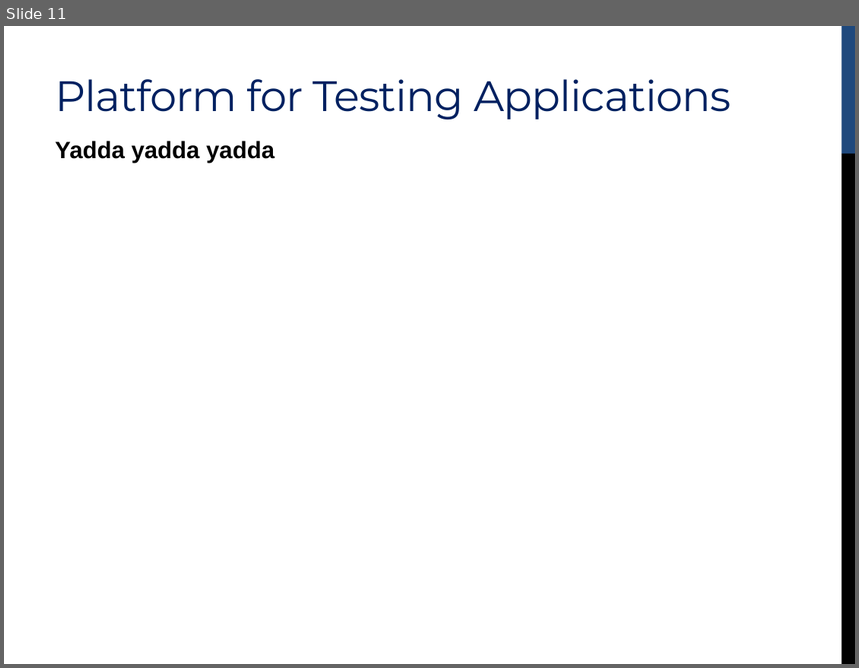
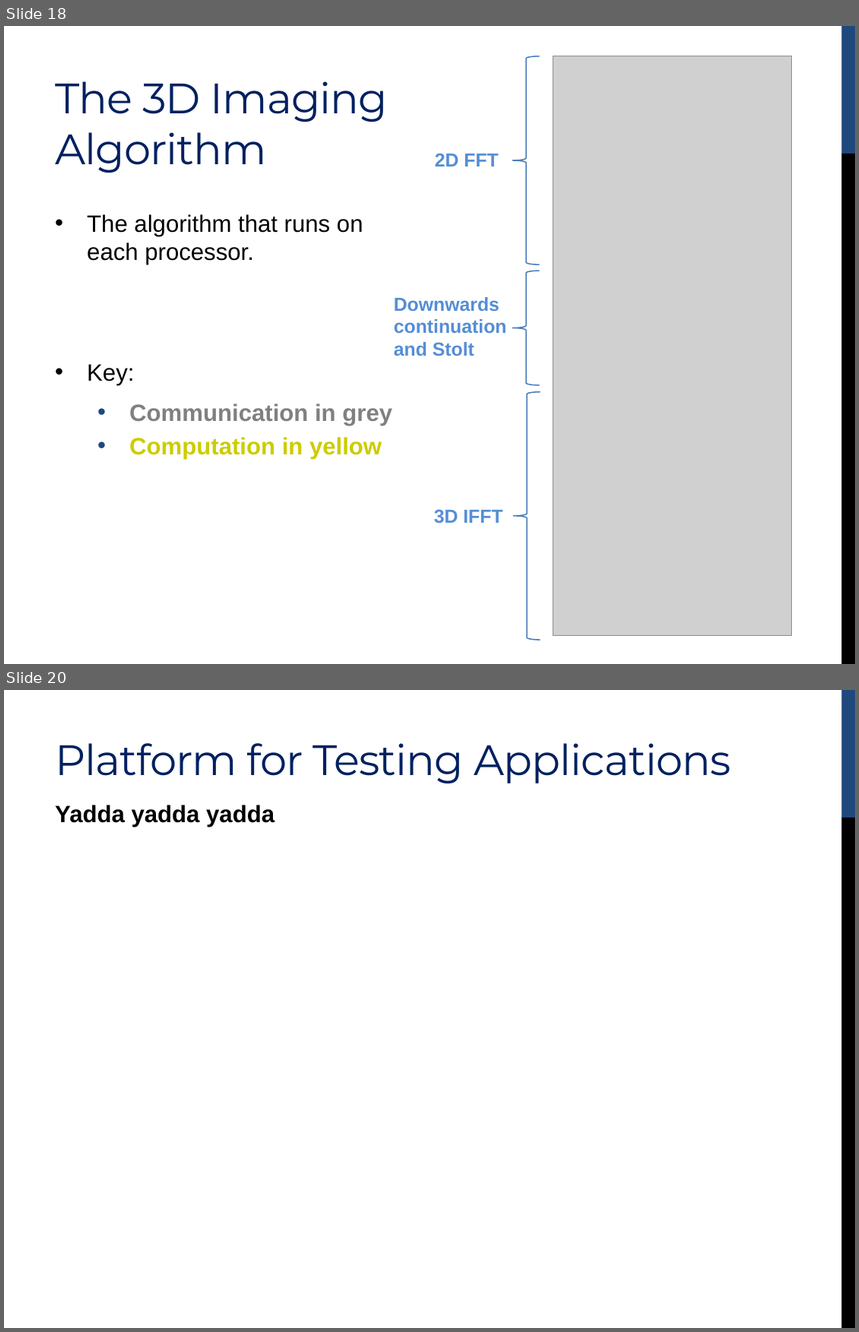
Before and after one commit to simonscott/ewallpaper_imaging, a slide deck: presentation/cs252_presentation_li_scott.pptx. Shown one above the other, each under a label of ours: slide 11 before the commit, slides 18 and 20 after it; the slides between them are not shown. The pictures are 859x668 and 859x1332 pixels, drawn with LibreOffice and Linux fonts; fonts in the diff are those of the drawing; grey boxes stand for pictures. Boxes give left, top, right and bottom in pixels: in the first picture for what was removed or moved away, otherwise in the second. Text is boxed around its words. In the diff, an @@ line names an element or a change of style, - is before the commit and + after.

```diff
--- a/presentation/cs252_presentation_li_scott.pptx
+++ b/presentation/cs252_presentation_li_scott.pptx
@@ slide 18 added at (4, 26, 855, 664), background #FFFFFF; not listed: 2 template elements that a slide beside it also shows @@
@@ right brace added at (513, 56, 539, 265), outline #4B7EBC 1 pt @@
@@ picture added at (553, 56, 791, 636) @@
@@ title added at (55, 81, 389, 173), 36 pt, text #002060 @@
+The 3D Imaging Algorithm
@@ text added at (435, 153, 498, 167), 16 pt, text #558ED5, bold @@
+2D FFT
@@ text added at (87, 214, 392, 459), 20 pt, text #000000 @@
+• The algorithm that runs on each processor.
+• Key:
+  • Communication in grey
+  • Computation in yellow
@@ right brace added at (513, 271, 539, 386), outline #4B7EBC 1 pt @@
@@ text added at (394, 297, 507, 356), 16 pt, text #558ED5, bold @@
+Downwards continuation and Stolt
@@ right brace added at (514, 392, 541, 640), outline #4B7EBC 1 pt @@
@@ text added at (434, 509, 503, 524), 16 pt, text #558ED5, bold @@
+3D IFFT
@@ what was slide 11 is now slide 20 @@
```
Also in this commit, not shown: 6 slides changed, 16 other slides added, 6 slides removed.
